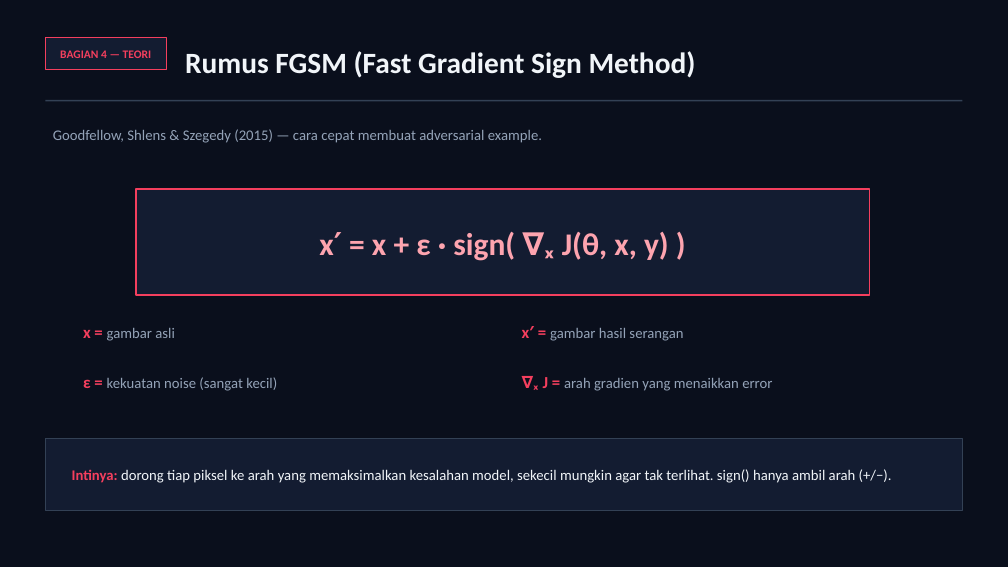
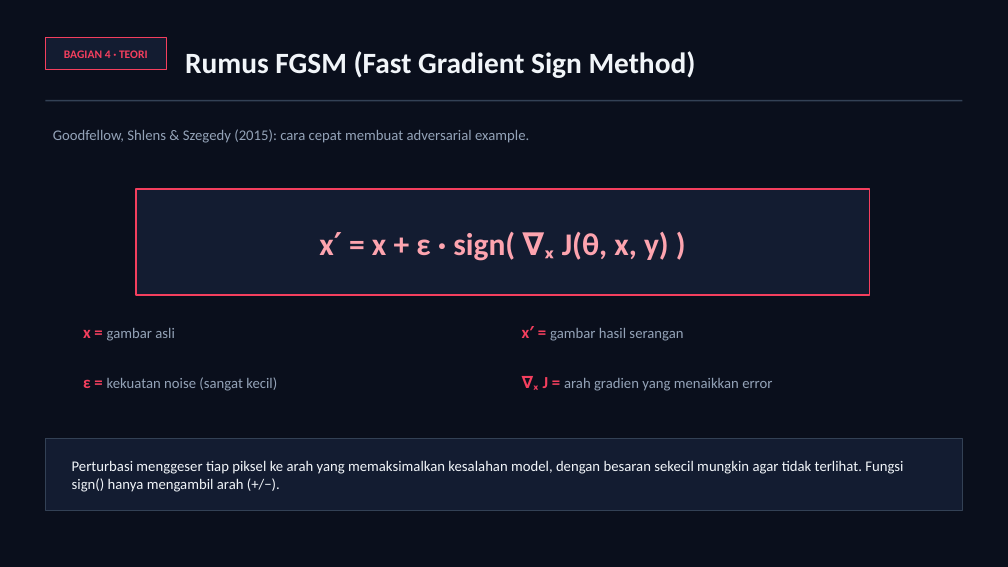
Before and after one commit to awangga/awangga.github.io, a slide deck: slide 6 of safe/Secure-AI.pptx. Drawn at 1008x567 pixels with LibreOffice and Linux fonts; fonts in the diff are those of the drawing. Boxes give left, top, right and bottom in pixels: in the first picture for what was removed or moved away, otherwise in the second. Text is boxed around its words. In the diff, an @@ line names an element or a change of style, - is before the commit and + after.

```diff
--- a/safe/Secure-AI.pptx
+++ b/safe/Secure-AI.pptx
@@ text at bbox=[64, 50, 148, 58]: text changed @@
-BAGIAN 4 — TEORI
+BAGIAN 4 · TEORI
@@ text at bbox=[53, 129, 529, 143]: text changed @@
-Goodfellow, Shlens & Szegedy (2015) — cara cepat membuat adversarial example.
+Goodfellow, Shlens & Szegedy (2015): cara cepat membuat adversarial example.
@@ text at bbox=[72, 460, 903, 492]: text changed @@
-Intinya: dorong tiap piksel ke arah yang memaksimalkan kesalahan model, sekecil mungkin agar tak terlihat. sign() hanya ambil arah (+/−).
+Perturbasi menggeser tiap piksel ke arah yang memaksimalkan kesalahan model, dengan besaran sekecil mungkin agar tidak terlihat. Fungsi sign() hanya mengambil arah (+/−).
```
Also in this commit, not shown: 6 other slides changed, 2 other files.
